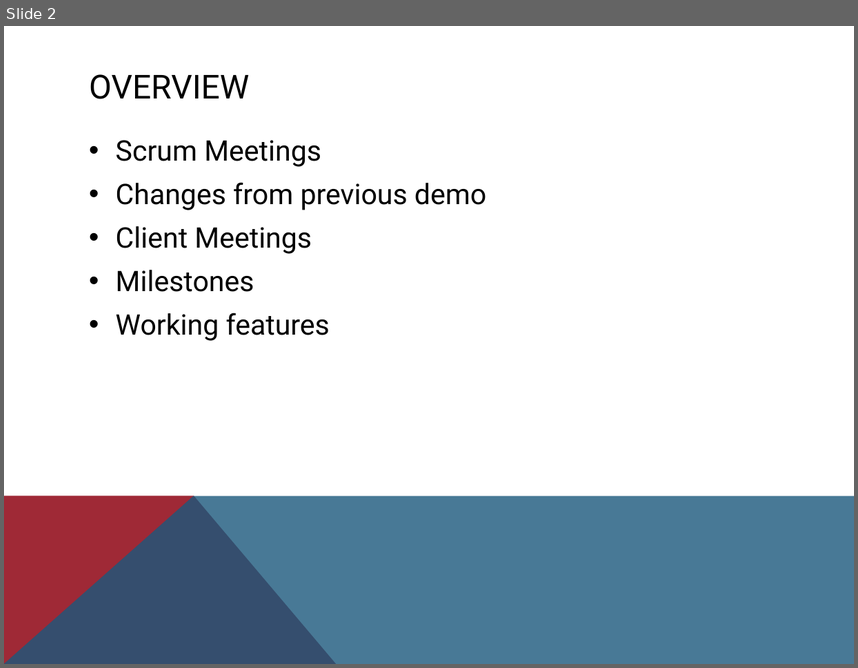
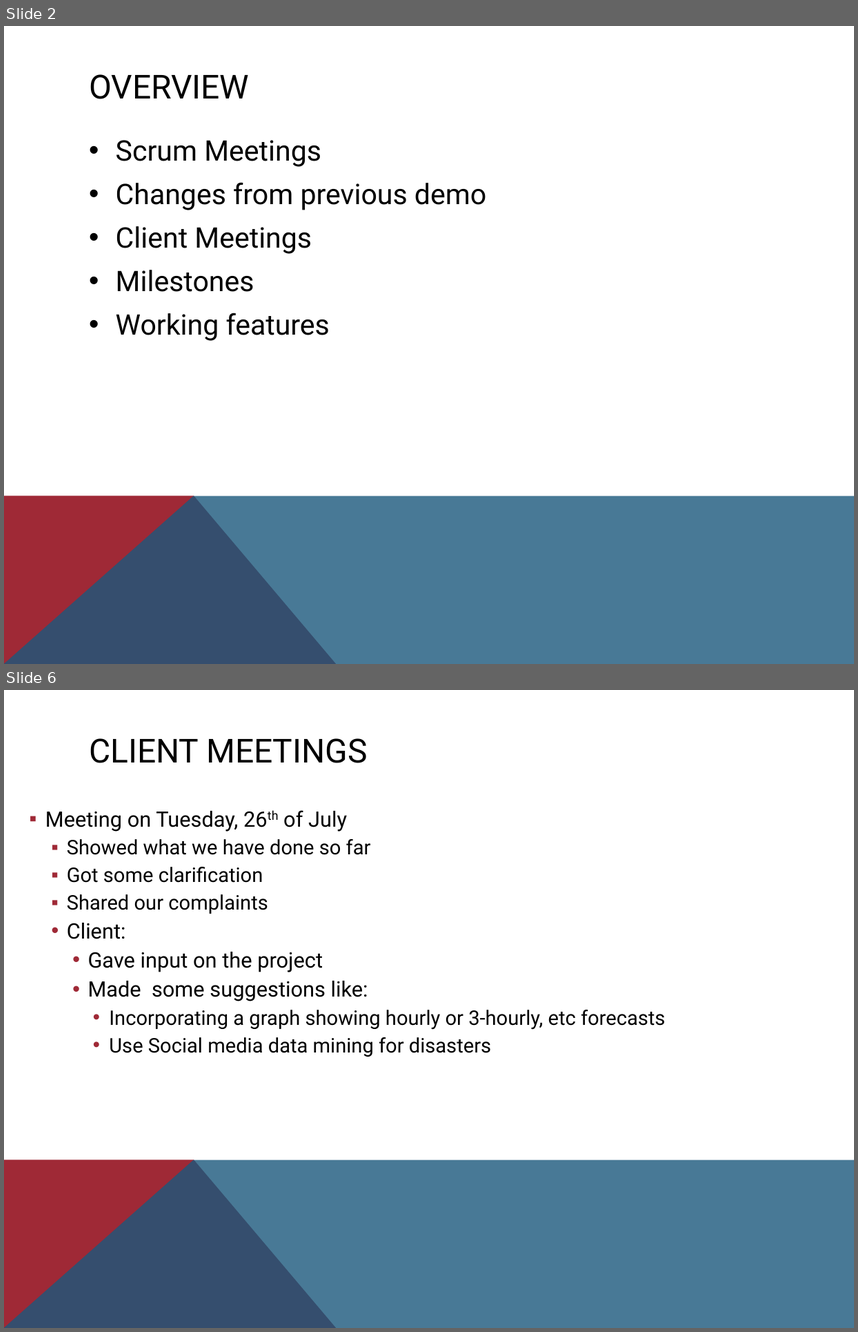
Before and after one commit to Coeus2016/GeospatialDataProcessorVisualiser_documentation, a slide deck: demos/Demo 2 - COEUS.pptx. Shown one above the other, each under a label of ours: slide 2 before the commit, slides 2 and 6 after it; the slides between them are not shown. The pictures are 858x668 and 858x1332 pixels, drawn with LibreOffice and Linux fonts; fonts in the diff are those of the drawing. Boxes give left, top, right and bottom in pixels: in the first picture for what was removed or moved away, otherwise in the second. Text is boxed around its words. In the diff, an @@ line names an element or a change of style, - is before the commit and + after.

```diff
--- a/demos/Demo 2 - COEUS.pptx
+++ b/demos/Demo 2 - COEUS.pptx
@@ slide 6 added at (4, 690, 854, 1328), background #FFFFFF; not listed: 2 template elements that a slide beside it also shows @@
@@ title added at (89, 738, 367, 763), 28 pt, text #000000 @@
+CLIENT MEETINGS
@@ text added at (45, 810, 665, 1056), 17 pt, text #000000 @@
+  ▪ Meeting on Tuesday, 26th of July
+    ▪ Showed what we have done so far
+    ▪ Got some clarification
+    ▪ Shared our complaints
+    • Client:
+      • Gave input on the project
+      • Made some suggestions like:
+        • Incorporating a graph showing hourly or 3-hourly, etc forecasts
+        • Use Social media data mining for disasters
```
Also in this commit, not shown: 5 other slides added.
